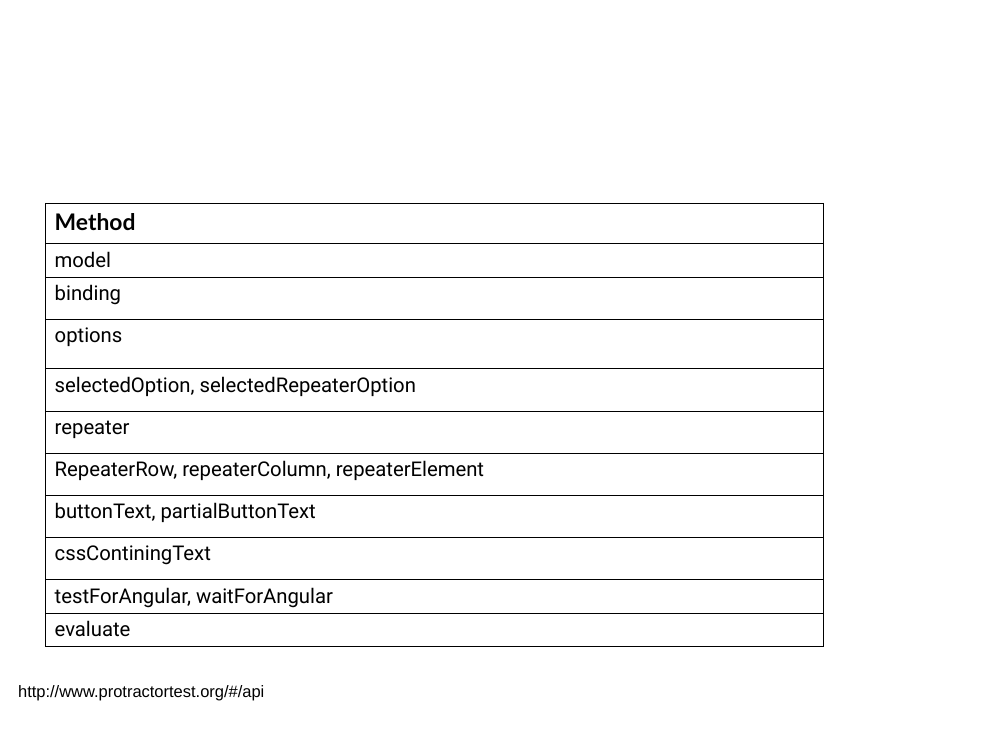
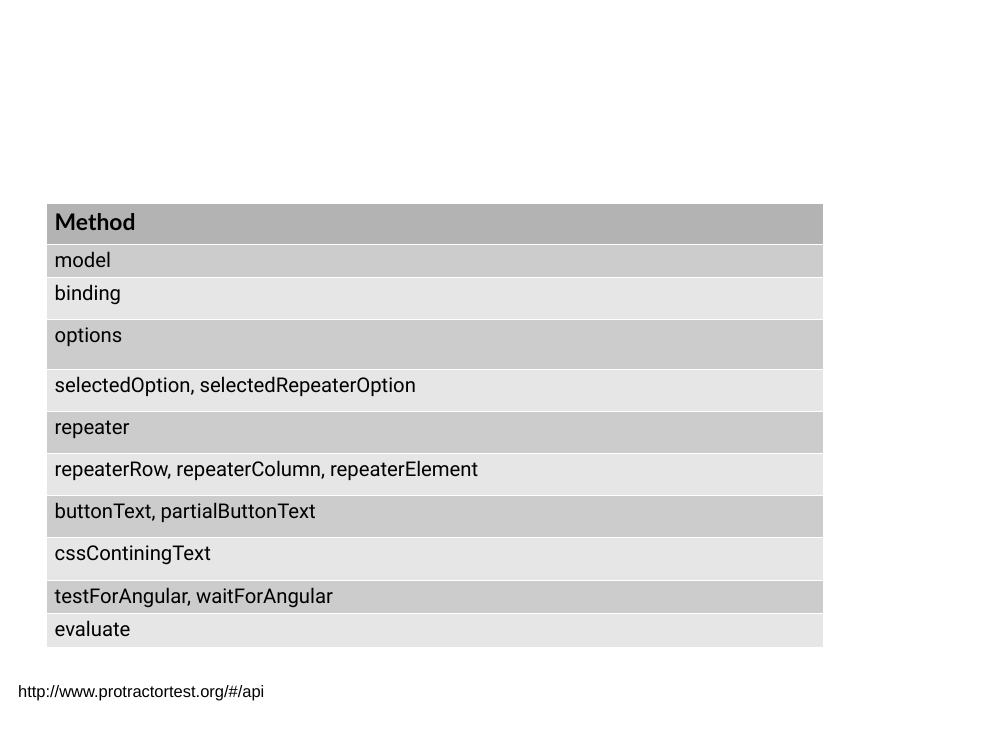
Before and after one commit to sergueik/selenium_java, a slide deck: slide 11 of protractor/jProtractor.odp (slide 10 before the commit). Drawn at 1008x756 pixels with LibreOffice and Linux fonts; fonts in the diff are those of the drawing; background and template pictures are left out. Boxes give left, top, right and bottom in pixels: in the first picture for what was removed or moved away, otherwise in the second. Text is boxed around its words. In the diff, an @@ line names an element or a change of style, - is before the commit and + after.

```diff
--- a/protractor/jProtractor.odp
+++ b/protractor/jProtractor.odp
@@ table at bbox=[46, 203, 823, 645] @@
-row 7, column 1: RepeaterRow, repeaterColumn, repeaterElement
+row 7, column 1: repeaterRow, repeaterColumn, repeaterElement
@@ fill none to #B3B3B3 in row 1, column 1 @@
@@ fill none to #CCCCCC in 5 cells @@
@@ fill none to #E6E6E6 in 5 cells @@
@@ borders changed @@
```
Also in this commit, not shown: 5 other slides changed, 1 slide added, 1 other file.
